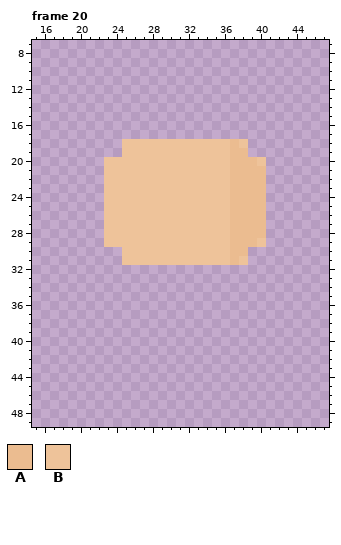
File history of a pixel-art file, GameData/图片素材/character.aseprite. The picture above was drawn from the file before the commit.
64x64 pixels, 161 frames. Pixels under 10% opacity are left out. Colours within 5 levels of each other are drawn and written as one. Shown: frame 20: x 15..47, y 7..49. The commit also changed other frames, which this record leaves out.
Palette (. is transparent): A #ebbc90  B #eec39a
Pixels before, frame 20, first column x 23:
18 ..BBBBBBBBBBBBAB..
19 ..BBBBBBBBBBBBAA..
20 BBBBBBBBBBBBBBAAAB
21 BBBBBBBBBBBBBBAAAA
22 BBBBBBBBBBBBBBAAAA
23 BBBBBBBBBBBBBBAAAA
24 BBBBBBBBBBBBBBAAAA
25 BBBBBBBBBBBBBBAAAA
26 BBBBBBBBBBBBBBAAAA
27 BBBBBBBBBBBBBBAAAA
28 BBBBBBBBBBBBBBAAAA
29 BBBBBBBBBBBBBBAAAB
30 ..BBBBBBBBBBBBAA..
31 ..BBBBBBBBBBBBAB..
After the commit:
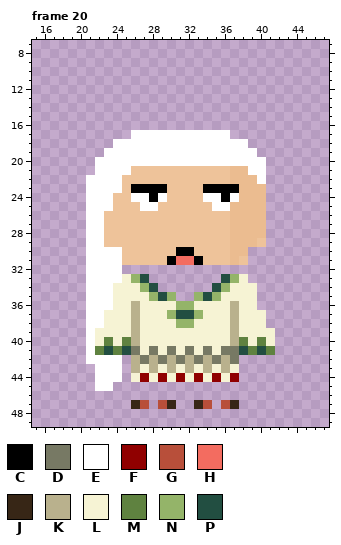
Colours new in this view: C #000000  D #777964  E #ffffff  F #900000  G #b84f3a  H #f36c60  J #372616  K #b9b18d  L #f6f3d4  M #5f8240  N #94b469  P #224e41
Change:
layer "character_mouth" now shown
layer "character_eye" now shown
layer "character_hair" now shown
layer "shoes_special" now shown
layer "clothes_special" now shown
Changed rows in their new state; - is an unchanged pixel.
Frame 20:
first column x 21:
17 -----EEEEEEEEEEE-----
18 ---EEEEEEEEEEEEEEE---
19 --EEEEEEEEEEEEEEEEE--
20 -EEEEEEEEEEEEEEEEEEE-
21 -EEEE-------------EE-
22 EEEE---------------E-
23 EEEE-CCCC----CCCC----
24 EEE--EECE----EECE----
25 EEE---EE------EE-----
26 EE-------------------
27 EE-------------------
28 EE-------------------
29 EE-------------------
30 EEEE------CC---------
31 EEEE-----CHHC--------
32 EEEE-----------------
33 EEEELNP--------PNL---
34 EEELLLNP------PNLLL--
35 EEELLLLNPN--NPNLLLL--
36 EEELLKLLLLNNLLLLKLL--
37 EELLLKLLLNPPNLLLKLLL-
38 EELLLKLLLLNNLLLLKLLL-
39 ELLLLKLLLLLLLLLLKLLLL
40 ELMLMKLLLLLLLLLLKMLML
41 EMPMPDLDLDLDLDLDDPMPM
42 EEEE-KDKDKDKDKDKD----
43 -EEE-KLKLKLKLKLKL----
44 -EEE-LFLFLFLFLFLF----
45 -EE------------------
47 -----JG-GJ--JG-GJ----
Pixel boxes of the changes (left, top, right, bottom) in both pictures:
changed: (86, 130, 275, 409)
